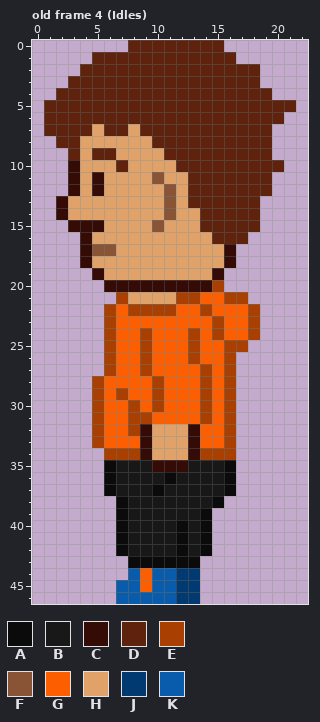
A pixel-art file gets an edit: WIP/Characters/GabeNew.aseprite. The picture above was drawn from the file before the commit.
23x47 pixels, 20 frames. Shown: old frame 4 (Idles). The commit also changed other frames, which this record leaves out.
Visible layers, top first: "Flattened", "Layer 1".
Palette (. is transparent): A #0b0b0b  B #181818  C #350b05  D #5e220d  E #a93f00  F #885435  G #fd5e00  H #e0a268  J #003a71  K #095cab
Pixels before, old frame 4 (Idles), first column x 1:
 0 .......DDDDDDDD......
 1 ....DDDDDDDDDDDD.....
 2 ...DDDDDDDDDDDDDDD...
 3 ..DDDDDDDDDDDDDDDD...
 4 .DDDDDDDDDDDDDDDDDD..
 5 DDDDDDDDDDDDDDDDDDDDD
 6 DDDDDDDDDDDDDDDDDDDD.
 7 DDDDHDDHDDDDDDDDDDD..
 8 .DDHHHHHHDDDDDDDDDD..
 9 ..DHDDHHHHDDDDDDDDD..
10 ..CHHHDHHHHDDDDDDDDD.
11 ..CHCHHHHFHHDDDDDDD..
12 ..CHCHHHHHFHDDDDDDD..
13 .CHHHHHHHHFHDDDDDD...
14 .CHHHHHHHHFHHDDDDD...
15 ..CCCHHHHFHHHDDDDD...
16 ...CHHHHHHHHHHDDD....
17 ...CFFHHHHHHHHHC.....
18 ...CHHHHHHHHHHHC.....
19 ....CHHHHHHHHHC......
20 .....CCCCCCCCCE......
21 ......EHHHHEEGGEE....
22 .....EGEEEEGGEGGGE...
23 .....EGGGGGGGGEGGE...
24 .....EGGEGGGEGEGGE...
25 .....EGGEGGGEGGEE....
26 .....EGGEGGGEGGE.....
27 .....EGGEGGGGEGE.....
28 ....EGGGGEGGGEGE.....
29 ....EGEGGEGGGEGE.....
30 ....EGGEGEGGGEGE.....
31 ....EGGEEGGGGEGE.....
32 ....EGGECHHHCGGE.....
33 ....EGGGCHHHCGGE.....
34 .....EEECHHHCEEE.....
35 .....ABBBCCCBBBA.....
36 .....ABBBBABBBBA.....
37 .....ABBBABBBBBA.....
38 ......ABBBBBBBA......
39 ......ABBBBBBA.......
40 ......ABBBBABA.......
41 ......ABBBBABA.......
42 ......ABBBBABA.......
43 .......AAAAAA........
44 .......KGKKJJ........
45 ......KKGKKJJ........
46 ......KKKKKJJ........
The same view after the edit:
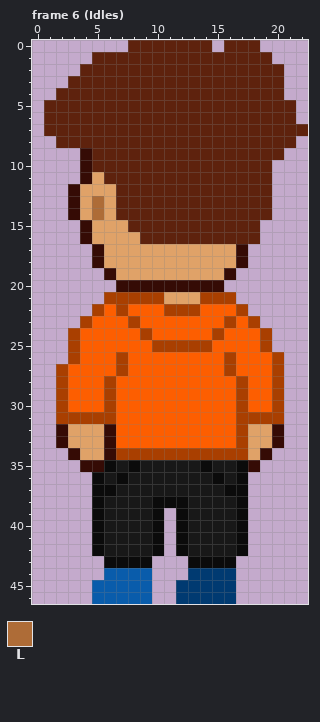
Colours new in this view: L #ae6c37
Diff:
frames 20 -> 36
Changed rows in their new state; - is an unchanged pixel.
Frame 6 (Idles) against old frame 4 (Idles), layer "Flattened":
first column x 2:
 0 -------------.DDD----
 1 ---------------DDD---
 2 -----------------DD--
 3 -----------------DD--
 4 ------------------D--
 6 -------------------D-
 7 ---D--D-----------DDD
 8 --DDDDDD----------DD-
 9 -.C--DDDD---------D--
10 -.CDD-DDDD--------.--
11 -.CHDDDDDDD----------
12 ---H-DDDDDD----------
13 .C-L-DDDDDD------D---
14 .C-L-DDDDDDD-----D---
15 -.-H--DDDDDD---------
16 -------DDDDDD---D----
17 --.CH---------HC-----
18 --.C----------HC-----
19 ---.C--------HC------
20 ----.--------C-------
21 ----E-EEE-HHEE-.-----
22 ---EGEGGG-EEG--E.----
23 --EGG-E------GE------
24 -EGGG------G----GE---
25 -EGGG--GEEE-E-GGGE---
26 -EGGGE-G---G---GGGE--
27 EGGGGE-G----G--GGGE--
28 EGGGE---G---G-GEGGE--
29 EGGGEG--G---G-GEGGE--
30 EGGGE-G-G---G-GEGGE--
31 EEE-E-GG----G-GEEEE--
32 CHHHC-GGGGGG--GEHHC--
33 CHHHC--GGGGG--GEHHC--
34 -CHHC--EEEEE---EHC---
35 --CC--A-BBB-A-BAC----
36 ---ABA---B---ABA-----
37 ---A----B------A-----
38 ---ABB--AAA--BBA-----
39 ---ABB--A.A-BBBA-----
40 ---ABB--A.--BBBA-----
41 ---ABB--A.--BBBA-----
42 ---ABB--A.--BBBA-----
43 ----AA--...-AAA------
44 ----KK-K...-JJJ------
45 ---KK--K..--JJJ------
46 ---KK---..--JJJ------
Boxes around the changes in both pictures, in picture pixels (x1, y1, x2, y2):
changed: (56, 40, 308, 604)
